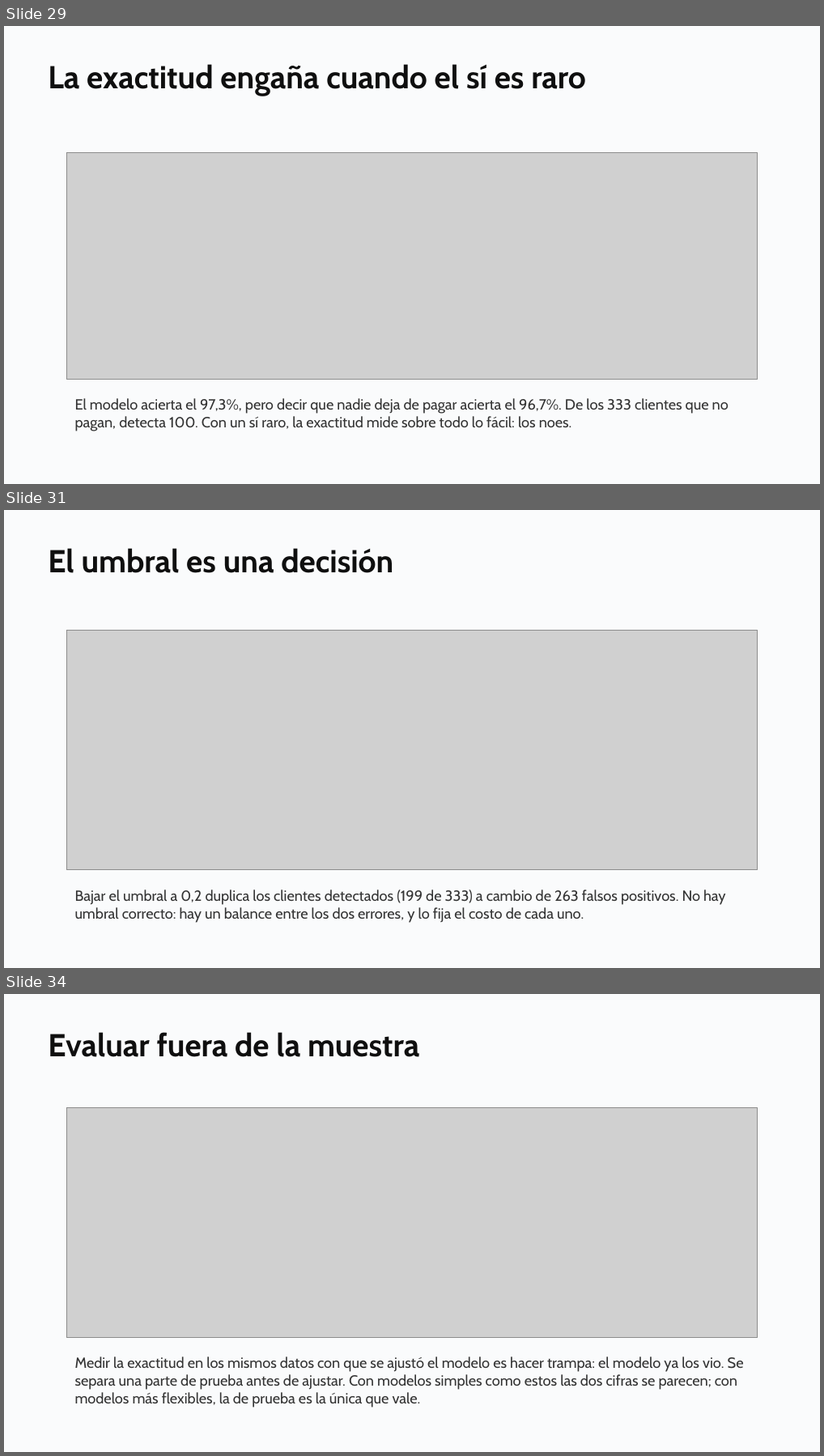
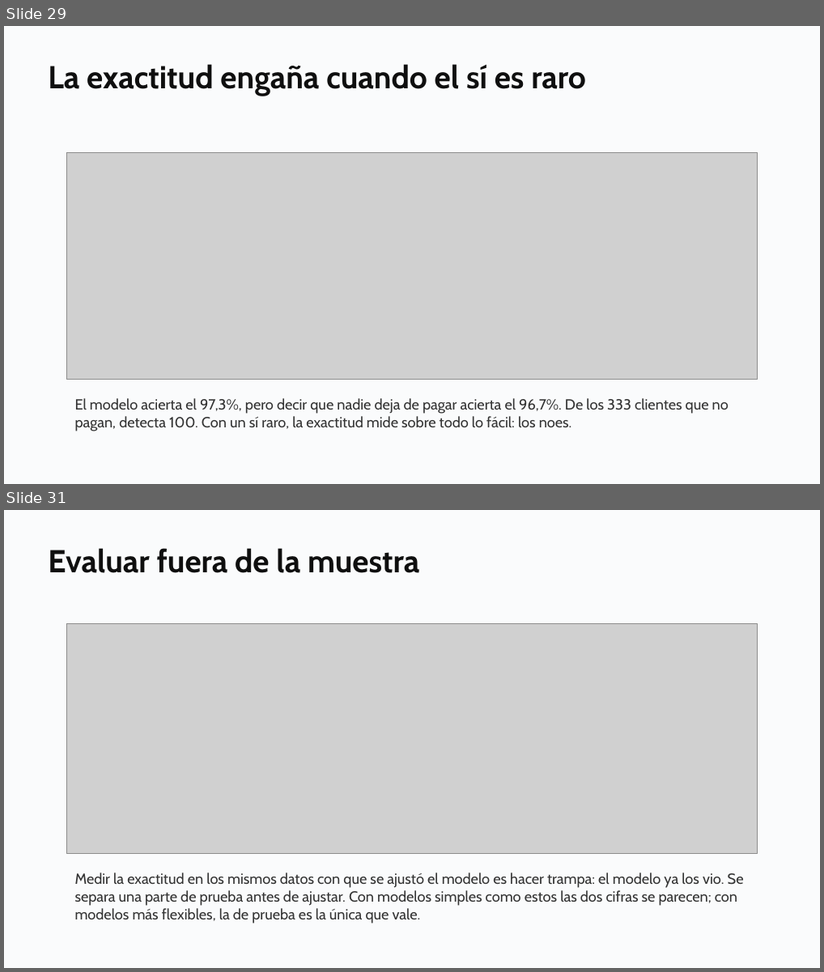
Before and after one commit to daniopitz/diplomado-cdd, a slide deck: presentaciones/clase06_regresion_logistica.pptx. Shown one above the other, each under a label of ours: slides 29, 31 and 34 before the commit, slides 29 and 31 after it; the slides between them are not shown. The pictures are 824x1456 and 824x972 pixels, drawn with LibreOffice and Linux fonts; fonts in the diff are those of the drawing; grey boxes stand for pictures. Boxes give left, top, right and bottom in pixels: in the first picture for what was removed or moved away, otherwise in the second. Text is boxed around its words. In the diff, an @@ line names an element or a change of style, - is before the commit and + after.

```diff
--- a/presentaciones/clase06_regresion_logistica.pptx
+++ b/presentaciones/clase06_regresion_logistica.pptx
@@ slide 31 removed at box(4, 510, 820, 968), background #FFFFFF @@
@@ rectangle removed at box(4, 510, 820, 968) @@
@@ text removed at box(48, 548, 394, 573) @@
-El umbral es una decisión
@@ picture removed at box(66, 630, 757, 871) @@
@@ text removed at box(75, 890, 726, 923) @@
-Bajar el umbral a 0,2 duplica los clientes detectados (199 de 333) a cambio de 263 falsos positivos. No hay umbral correcto: hay un balance entre los dos errores, y lo fija el costo de cada uno.
@@ what was slide 34 is now slide 31 @@
```
Also in this commit, not shown: 7 slides changed, 2 other slides removed, 6 other files.
